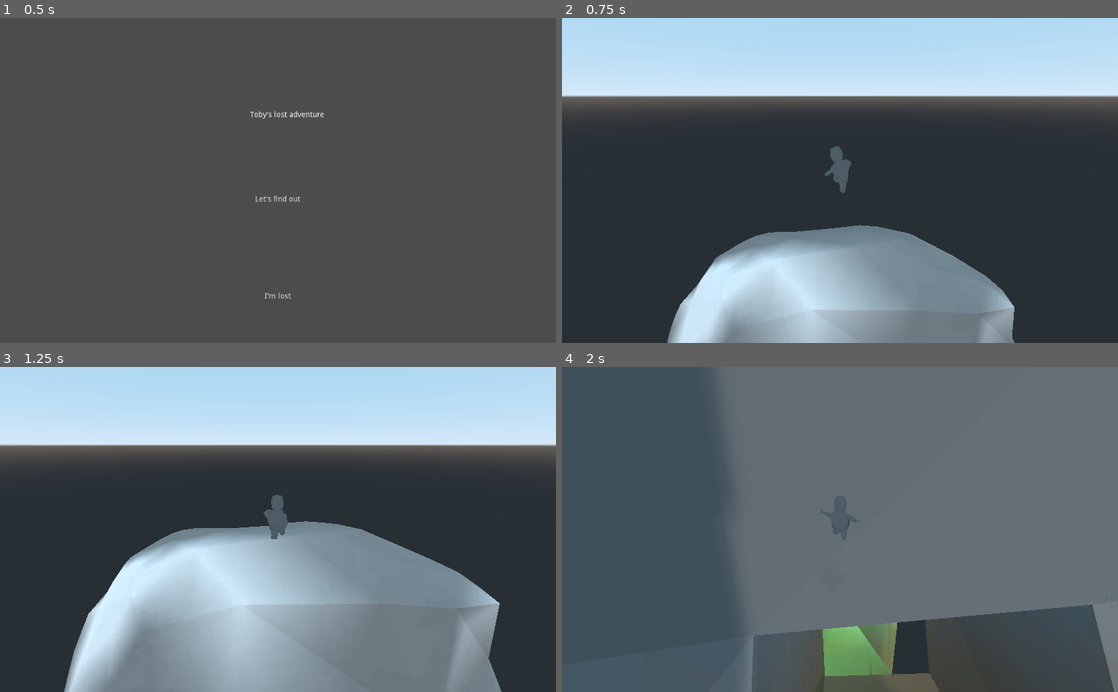
Above: before the commit, frames 1-4 (two rows, left to right).
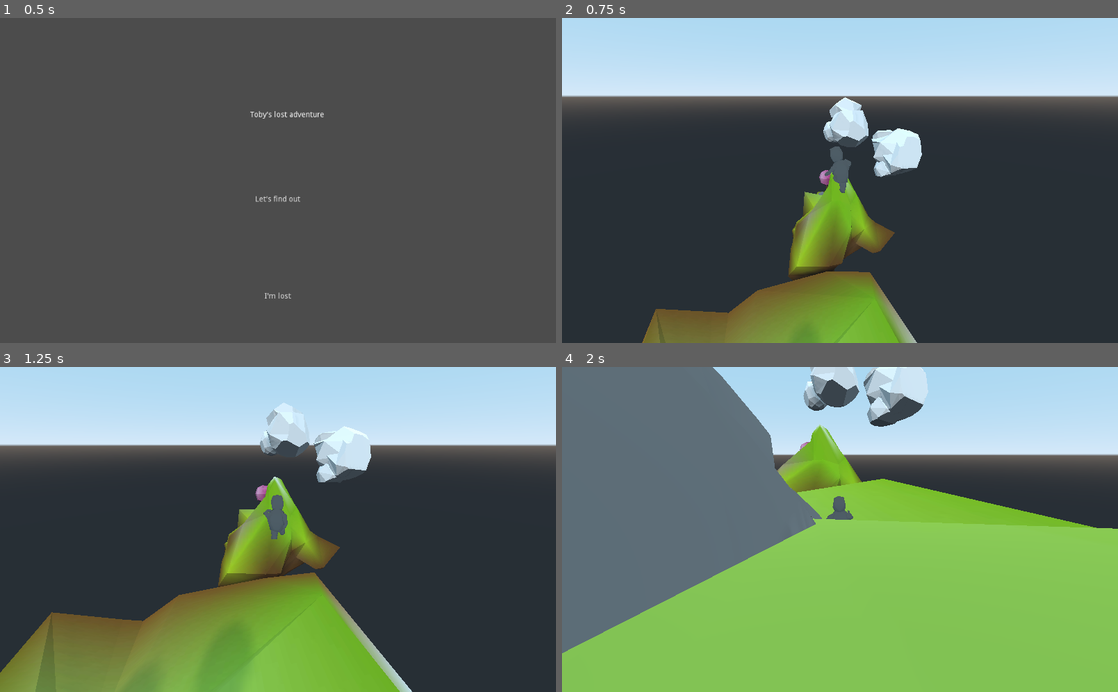
Above: after the commit, the same moments.

Repository: freskoulix/ggj-2021
Game: Godot game, scene res://scenes/RootScene.tscn
Two runs of this game, one before a commit and one after it. Both use one fixed random seed, a clock stepped at 60 frames per second and the inputs below. Sound files missing from this copy of the repository are replaced by a short silence.
Inputs (mouse positions are in pixels of both pictures, inside the frame that each line leads up to):
- Up to frame 1 (0.5 s): no input
- Up to frame 2 (0.75 s): click "Let's find out" at 0.5 s
- Up to frame 3 (1.25 s): no input
- Up to frame 4 (2 s): move the mouse to (867, 529) at 1.27 s; hold W (move_forward) from 1.28 s (still down); tap Space (jump) at 1.52 s

Frame 1 is identical in both runs. In frame 2, 21% of the frame differs, in the area x 14-82%, y 24-100%; in frame 3, 38%; in frame 4, 94%, in the area x 0-100%, y 0-100%.

Commit message:
Uncommented lines

Diff:
--- a/scripts/RootScene.gd
+++ b/scripts/RootScene.gd
@@ -3,9 +3,9 @@
 onready var mainMenu = preload("res://scenes/MainMenu.tscn").instance()
 onready var mainScene = preload("res://scenes/MainScene.tscn").instance()
 onready var islandScenes = [
-	#preload("res://scenes/Island.tscn"),
-	#preload("res://scenes/Island1.tscn"),
-	#preload("res://scenes/Island2.tscn"),
+	preload("res://scenes/Island.tscn"),
+	preload("res://scenes/Island1.tscn"),
+	preload("res://scenes/Island2.tscn"),
 	preload("res://scenes/Island3.tscn")
 ]
 onready var islandsCollection = []
